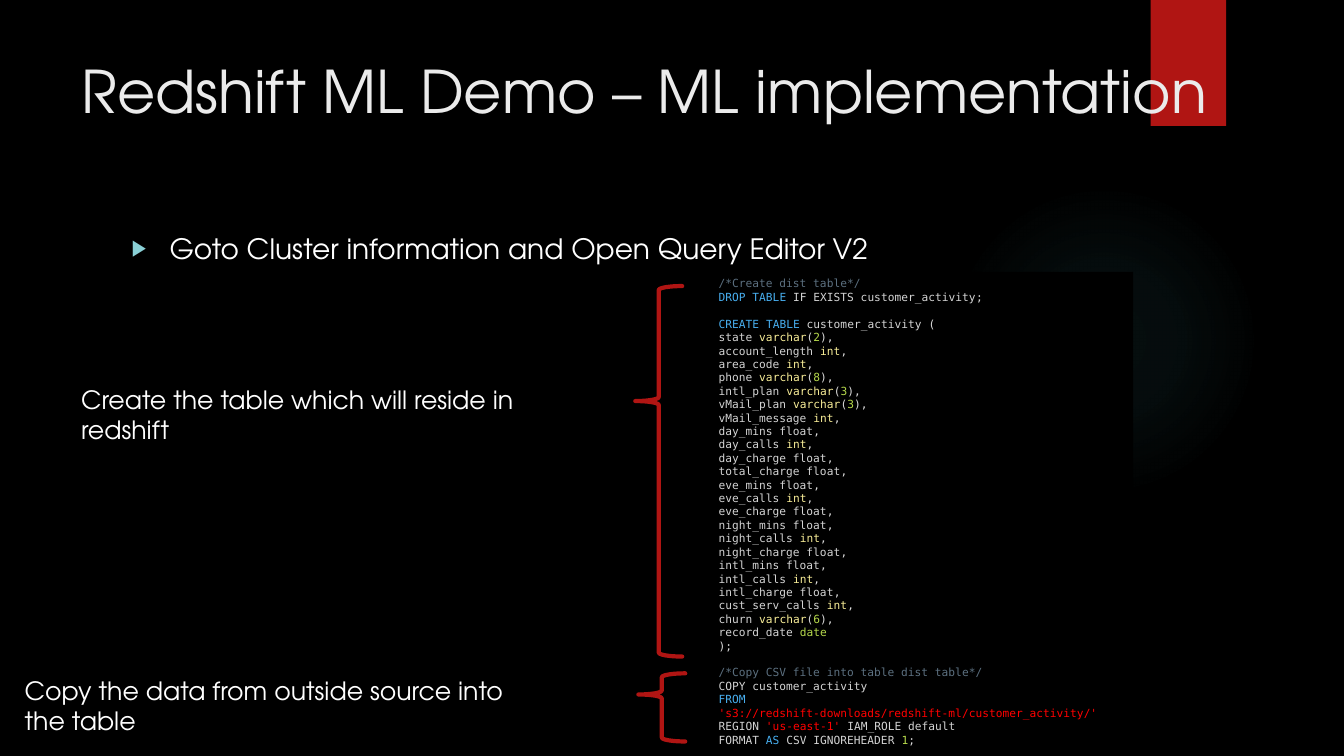
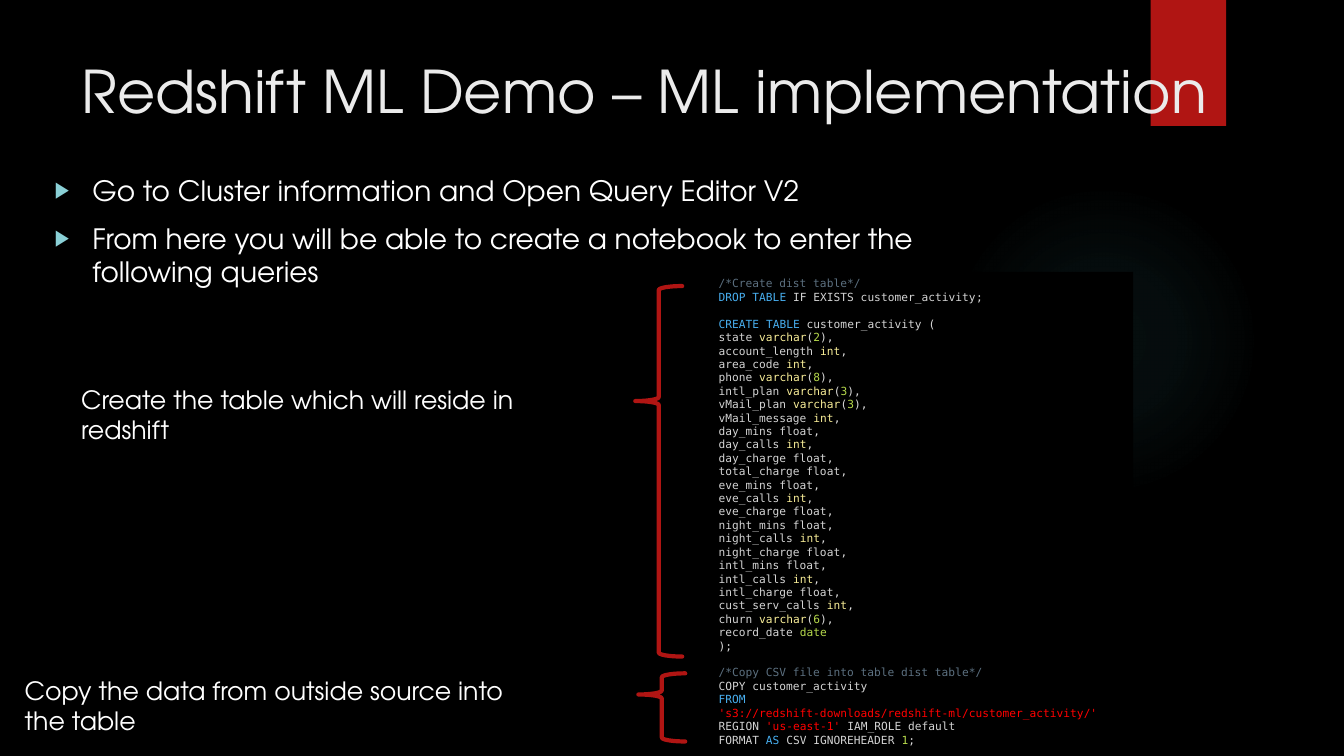
Before and after one commit to blasher565/advDBM_csit565, a slide deck: slide 18 of Final/lasher_redshift_dl_ml_csit565_final.pptx. Drawn at 1344x756 pixels with LibreOffice and Linux fonts; fonts in the diff are those of the drawing; background and template pictures are left out. Boxes give left, top, right and bottom in pixels: in the first picture for what was removed or moved away, otherwise in the second. Text is boxed around its words. In the diff, an @@ line names an element or a change of style, - is before the commit and + after.

```diff
--- a/Final/lasher_redshift_dl_ml_csit565_final.pptx
+++ b/Final/lasher_redshift_dl_ml_csit565_final.pptx
@@ text at [92,180,913,288]: text changed @@
-▶ Goto Cluster information and Open Query Editor V2
+▶ Go to Cluster information and Open Query Editor V2
+▶ From here you will be able to create a notebook to enter the following queries
```
Also in this commit, not shown: 4 other slides changed, 1 other file.
